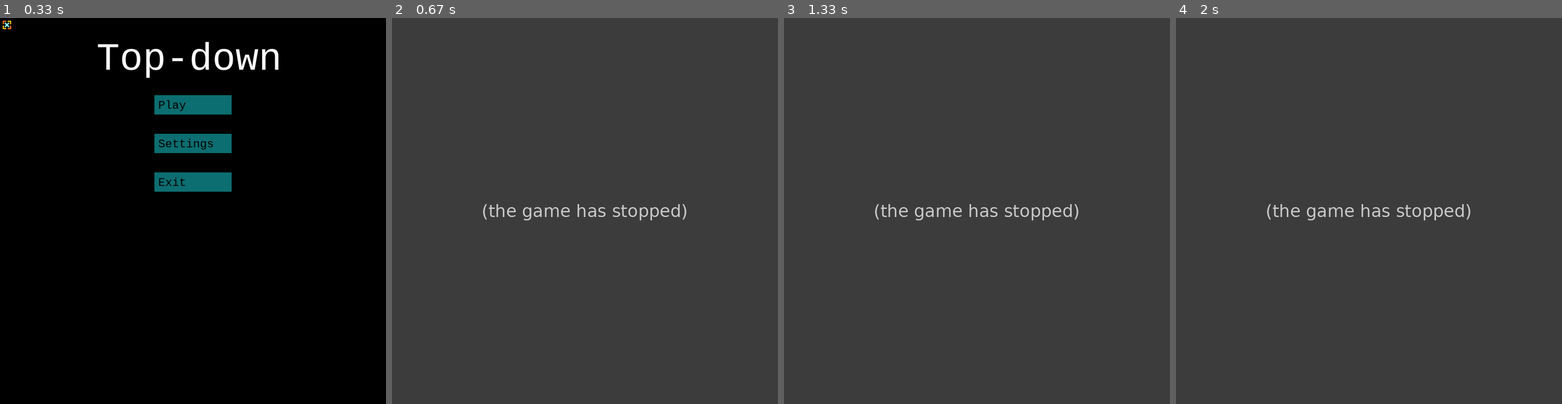
Above: before the commit, frames 1-4 (left to right).
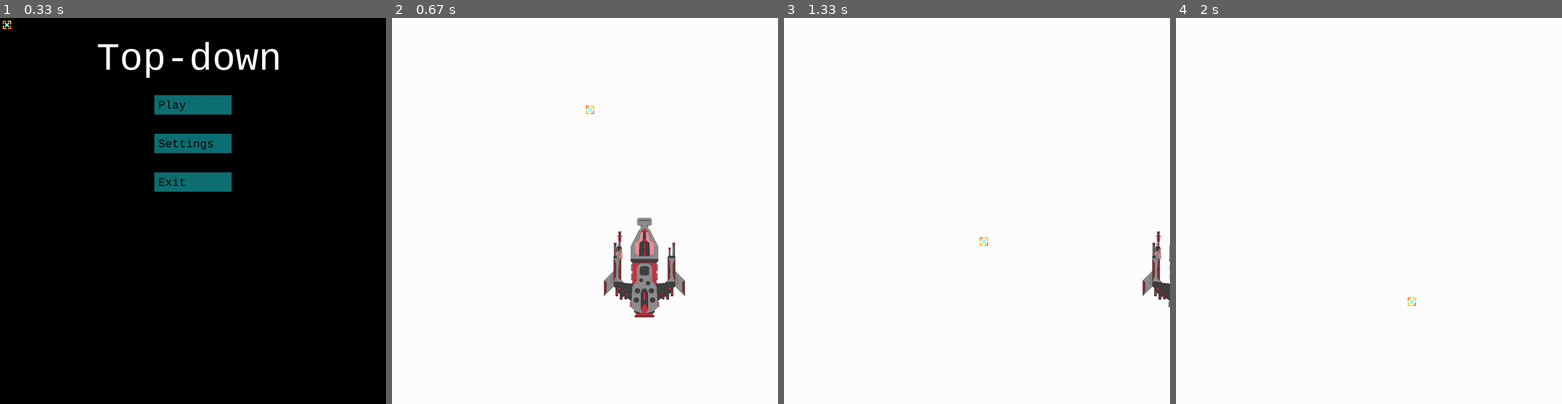
Above: after the commit, the same moments.

Repository: XORandom/pygame_templates
Game: pygame game, started from top-down.py
Two runs of this game, one before a commit and one after it. Both use one fixed random seed, a clock stepped at 60 frames per second and the inputs below.
Inputs (mouse positions are in pixels of both pictures, inside the frame that each line leads up to):
- Up to frame 1 (0.33 s): no input
- Up to frame 2 (0.67 s): click "Play" at 0.38 s
- Up to frame 3 (1.33 s): hold Space 0.67-1.13 s; hold D 0.67-1.13 s; move the mouse to (961, 226) at 0.7 s; hold D from 1.17 s (still down); move the mouse to (977, 238) at 1.2 s
- Up to frame 4 (2 s): release D at 1.63 s; hold W 1.67-1.97 s; move the mouse to (1407, 295) at 1.7 s

Frame 1 is identical in both runs. In frame 2, 99% of the frame differs, in the area x 0-100%, y 0-100%; in frame 3, 100%; in frame 4, 100%.
Error before the commit: NameError: name 'self' is not defined (top-down.py line 304); the game stopped at 0.43 s (later frames are placeholders)

Commit message:
add_top-down
small addition. Fix later

Diff:
--- a/top-down.py
+++ b/top-down.py
@@ -1,3 +1,4 @@
+"""Заготовка под игру с видом сверху-вниз"""
 import pygame
 from os import walk
 
@@ -20,7 +21,7 @@
 # Игровые переменные
 current_scene: str = "menu"
 "Текущая сцена"
-volume = 0.5
+volume = 0.1
 "Громкость музыки"
 
 slow = 8
@@ -121,8 +122,10 @@
         for image in img_files:
             full_path = folder_path + '/' + image
             image_surf = pygame.image.load(full_path).convert_alpha()
+            # Так как все фрагменты имеют разный размер,
+            # то вместо transform.scale() удобнее использовать transform.rotozoom()
+            image_surf = pygame.transform.rotozoom(image_surf, 0, 0.3)
             surface_list.append(image_surf)
-
     return surface_list
 
 
@@ -141,6 +144,7 @@
         for image in img_files:
             full_path = folder_path + '/' + image
             image_surf = pygame.image.load(full_path).convert_alpha()
+            image_surf = pygame.transform.scale(image_surf, (100, 100))
             surface_dict[image.split('.')[0]] = image_surf
             image_surf_mirror = pygame.transform.flip(image_surf, True, False)  # Зеркальная копия спрайта
             surface_dict[image.split('.')[0] + "-mirror"] = image_surf_mirror
@@ -165,41 +169,24 @@
 # ---------------------------------------------------------------------------------------------------------------------
 
 
-list_1 = import_folder("assets/sprite/player/knight-platformer")
-print(list_1)
-
-dict_1 = import_folder_dict("assets/sprite/player/knight-platformer")
-print(dict_1)
-
-move_set = import_folder_dict(folder_path="assets/sprite/player/knight-platformer")
+move_set = import_folder(folder_path="assets/sprite/player/spaceship_vol2")
 """Словарь со всеми спрайтами персонажа"""
 
 
-def create_player(pos: tuple = (WIDTH // 2, HEIGHT // 2),
-                  status: str = "idle", iteration: int = 0, direction: str = ""):
+def create_player(pos: list = (WIDTH // 2, HEIGHT // 2),
+                  status: str = "idle", iteration: int = 0, mirror: str = ""):
     """Функция для рисования персонажа
 
     :param pos: (x, y)
     :param status: Что персонаж делает в данную секунду
     :param iteration: Номер кадра, для анимации
-    :param direction: В какую сторону смотрит персонаж, "" или "-mirror"
-    :return:
-    """
-    if status == "idle":
-        number_frame = iteration // slow % 4 + 1
-        screen.blit(move_set[f"idle ({number_frame}{direction})"], pos)
-    if status == "hit":
-        number_frame = iteration // slow % 4 + 1
-        screen.blit(move_set[f"hit ({number_frame}{direction})"], pos)
-    if status == "game_over":
-        number_frame = iteration // slow % 4 + 1
-        screen.blit(move_set[f"game_over ({number_frame}{direction})"], pos)
-    if status == "roll":
-        number_frame = iteration // slow_roll % 8 + 1
-        screen.blit(move_set[f"roll ({number_frame}{direction})"], pos)
-    if status == "run":
-        number_frame = iteration // slow_run % 16 + 1
-        screen.blit(move_set[f"run ({number_frame}{direction})"], pos)
+    :param mirror: В какую сторону смотрит персонаж, "" или "-mirror"
+    :return:
+    """
+
+    screen.blit(move_set[1], pos)
+    screen.blit(move_set[3], (pos[0] + 50, pos[1] + 50))
+
 
 
 def switch_scene(new_scene: str = "exit"):
@@ -212,12 +199,14 @@
     """
     global current_scene
     current_scene = new_scene
-    if current_scene == "game":
-        game()
-    if current_scene == "menu":
-        main_menu()
     if current_scene == "exit":
         exit_screen()
+    elif current_scene == "game":
+        game()
+    elif current_scene == "menu":
+        main_menu()
+    elif current_scene == "settings":
+        settings()
 
 
 # ---------------------------------------------------------------------------------------------------------------------
@@ -244,6 +233,7 @@
             screen.blit(cursor_image, pygame.mouse.get_pos())
         pygame.display.flip()
 
+
 def exit_screen():
     """ Экран выхода из игры. Нужен чтобы что-то отобразить при выходе из игры.
     Если нужно выйти сразу, то цикл можно закомментировать, оставив только pass.
@@ -265,11 +255,13 @@
 
     :return:
     """
+    clock.tick(FPS)
     while current_scene == "settings":
         clock.tick(FPS)
         for event in pygame.event.get():
             if event.type == pygame.QUIT:  # Нажатие на крестик
                 switch_scene("exit")
+        screen.fill("black")
         pygame.display.flip()
 
 
@@ -283,42 +275,56 @@
     pygame.mixer.music.play(-1)
     iterator = 0
     "Номер кадра игры, используется для анимации"
+    direction = pygame.math.Vector2()
+    "Направление движения"
+    status = "idle"
+    mirror = ""
+    speed = 20
+    jump_speed = 0
+    x = WIDTH // 2
+    y = HEIGHT // 2
 
     while current_scene == "game":
         clock.tick(FPS)
         for event in pygame.event.get():
             if event.type == pygame.QUIT:  # Нажатие на крестик
                 switch_scene("exit")
+            if event.type == pygame.KEYDOWN:
+                if event.key == pygame.K_SPACE:
+                    pass
         if current_scene == "exit":  # Прерываем цикл
             break
 
         keys = pygame.key.get_pressed()
         # Движение
-        if keys[pygame.K_w]:
-            self.direction.y = -1
-            self.status = 'up'
-        elif keys[pygame.K_s]:
-            self.direction.y = 1
-            self.status = 'down'
-        else:
-            self.direction.y = 0
-        if keys[pygame.K_d]:
-            self.direction.x = 1
-            self.status = 'right'
-        elif keys[pygame.K_a]:
-            self.direction.x = -1
-            self.status = 'left'
-        else:
-            self.direction.x = 0
+
+        direction.x = keys[pygame.K_d] - keys[pygame.K_a]
+        direction.y = keys[pygame.K_s] - keys[pygame.K_w]
+
+        if direction.magnitude() != 0:
+            """Нормализация необходима для того,
+            чтобы при движении по диагонали наша скорость не была выше.
+            Благодаря нормализации длина вектора direction всегда будет равна 1.
+            Т.е. к примеру без нормализации при движении, если мы движемся со скоростью 1 в одном направлении,
+            с зажатыми кнопками вправо и вверх
+            мы будем двигаться по диагонали (по теореме Пифагора) со скоростью √2 (~1.41).
+            А с нормализацией будем двигаться по диагонали со скоростью 1.
+            Условие self.direction.magnitude() != 0 необходимо для того, чтобы pygame не выдавал ошибку
+            т.к. нулевой вектор нельзя нормализовать."""
+            direction = direction.normalize()
+
+        x += direction.x * speed
+        y += direction.y * speed
 
         screen.fill("white")
-        create_player(iteration=iterator)
+        create_player(iteration=iterator, status=status, mirror=mirror, pos=[x, y])
         if flag_custom_cursor:
             screen.blit(cursor_image, pygame.mouse.get_pos())
 
         pygame.display.flip()
         iterator += 1
-
+    else:
+        print("Game over")
 
 
 if __name__ == '__main__':
